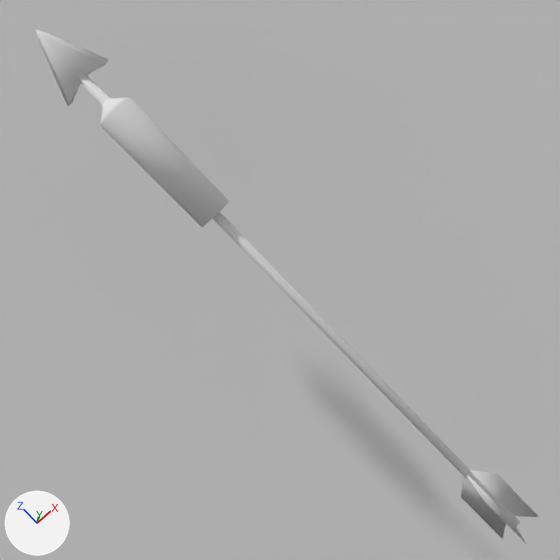
The Blender file BlendFiles/FlashBangArrow.blend as it was, and as the next commit left it.
One viewpoint serves both versions: the file's camera 'Camera.001'. Every picture has the same lights, and +X, +Y and +Z are marked at lower left.
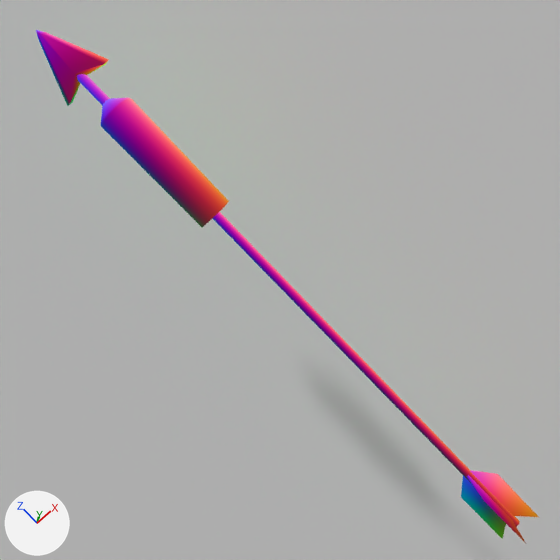
Location of each change, [x1, y1, x2, y2] in pixels of the pictures (560 x 560 px):
'Cube', recoloured
    both: [36, 30, 539, 543]

The change, as a list of edits to the scene's bpy script:
```text
Add img_normal:
    img_normal = load_image('normal', '_unpacked/FlashBangArrow_n.png', 1024, 1024, 'sRGB')
Add mat_material_002:
    mat_material_002 = bpy.data.materials.new('Material.002')
    mat_material_002.use_nodes = True; mat_material_002.node_tree.nodes.clear()
    _N = mat_material_002.node_tree.nodes; _L = mat_material_002.node_tree.links
    n0 = _N.new('ShaderNodeTexImage'); n0.name = 'Image Texture'
    n0.image = img_normal
    n1 = _N.new('ShaderNodeOutputMaterial'); n1.name = 'Material Output'
    n2 = _N.new('ShaderNodeUVMap'); n2.name = 'UV Map'
    n2.uv_map = 'UVMap'
    _L.new(n0.outputs[0], n1.inputs[0])  # 'Color' to 'Surface'
    _L.new(n2.outputs[0], n0.inputs[0])  # 'UV' to 'Vector'
Change me_cube_001:
    where me_cube_001.from_pydata(...)  # 142 vertices, 152 faces; spans x -0.026..0.026, y -0.021..0.021, z -0.301..0.303
    remove me_cube_001.materials.append(mat_material)  # white #e7e7e7
    add me_cube_001.materials.append(mat_material_002)
```
